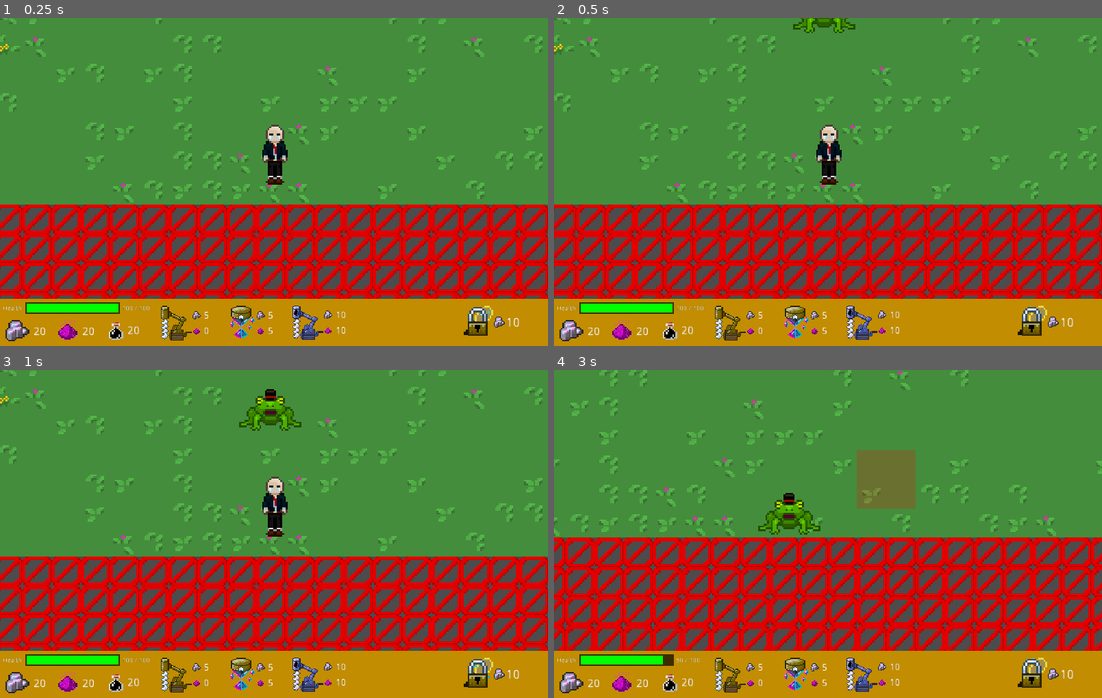
Above: before the commit, frames 1-4 (two rows, left to right).
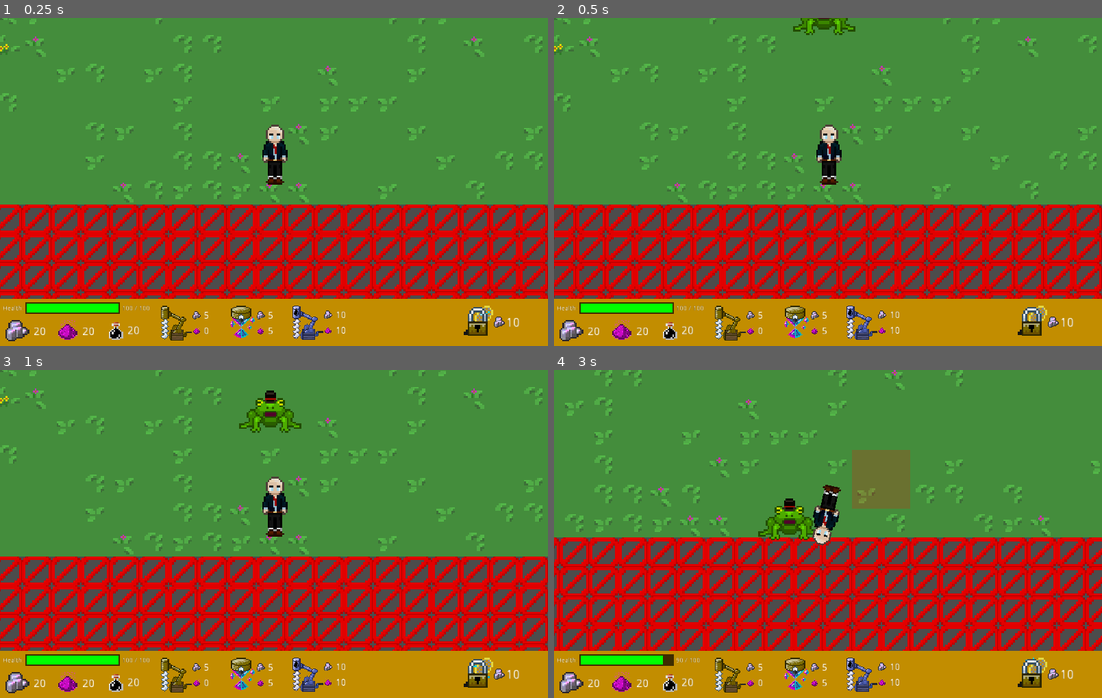
Above: after the commit, the same moments.

Repository: rakthalekk/CSC281-Project
Game: Godot game, scene res://src/Main.tscn
The game is run twice, just before and just after one commit, with the same random seed, the same clock (stepped at 60 frames per second) and the same inputs.
Inputs (mouse positions are in pixels of both pictures, inside the frame that each line leads up to):
- Up to frame 1 (0.25 s): no input
- Up to frame 2 (0.5 s): no input
- Up to frame 3 (1 s): click (175, 675) at 0.5 s
- Up to frame 4 (3 s): move the mouse to (948, 517) at 1.27 s; press the mouse at (948, 517) at 1.28 s; hold D (right) 1.28-2.03 s; move the mouse to (718, 550) at 2.02 s; release the mouse at (718, 550) at 2.03 s; hold S (down) 2.03-2.78 s; tap E (interact_key) at 2.1 s; move the mouse to (882, 461) at 2.77 s; hold D (right) from 2.78 s (still down); tap C (manual_mine) at 2.85 s

Frame 1 is identical in both runs. In frame 2, 0.2% of the frame differs, in the area x 43-55%, y 0-6%; in frame 3, 0.5%; in frame 4, 26%, in the area x 0-100%, y 0-86%.

Commit message:
Added in menus, and the boss bunny

Diff:
--- /dev/null
+++ b/281-Project/src/BigBadBunny.gd
@@ -0,0 +1 @@
+extends Enemy
--- /dev/null
+++ b/281-Project/src/BigBadBunny.tscn
@@ -0,0 +1,20 @@
+[gd_scene load_steps=3 format=2]
+
+[ext_resource path="res://src/Enemy.tscn" type="PackedScene" id=1]
+[ext_resource path="res://src/Wonderbunny.gd" type="Script" id=2]
+
+[node name="BigBadBunny" instance=ExtResource( 1 )]
+script = ExtResource( 2 )
+dmg = 30
+max_health = 60
+
+[node name="CollisionShape2D" parent="." index="0"]
+position = Vector2( 0, 64 )
+scale = Vector2( 4, 4 )
+
+[node name="Sprite" parent="." index="1"]
+scale = Vector2( 4, 4 )
+
+[node name="CollisionShape2D" parent="Hitbox" index="0"]
+position = Vector2( 0, 40 )
+scale = Vector2( 4, 4 )
--- /dev/null
+++ b/281-Project/src/DeathMenu.gd
@@ -0,0 +1,12 @@
+extends Control
+
+func _on_StartButton_pressed():
+	get_tree().change_scene("res://src/Main.tscn")
+
+
+func _on_QuitButton_pressed():
+	get_tree().quit()
+
+
+func _on_MainMenuButton_toggled(button_pressed):
+	get_tree().change_scene("res://src/MainMenu.tscn")
--- /dev/null
+++ b/281-Project/src/DeathMenu.tscn
@@ -0,0 +1,56 @@
+[gd_scene load_steps=2 format=2]
+
+[ext_resource path="res://src/DeathMenu.gd" type="Script" id=1]
+
+[node name="DeathMenu" type="Control"]
+anchor_right = 1.0
+anchor_bottom = 1.0
+script = ExtResource( 1 )
+__meta__ = {
+"_edit_use_anchors_": false
+}
+
+[node name="DeathMenuButtons" type="VBoxContainer" parent="."]
+anchor_left = 0.5
+anchor_top = 1.0
+anchor_right = 0.5
+anchor_bottom = 1.0
+margin_left = -104.5
+margin_top = -73.0
+margin_right = 104.5
+margin_bottom = -5.0
+__meta__ = {
+"_edit_use_anchors_": false
+}
+
+[node name="RestartButton" type="Button" parent="DeathMenuButtons"]
+margin_right = 209.0
+margin_bottom = 20.0
+text = "Try Again!"
+
+[node name="MainMenuButton" type="Button" parent="DeathMenuButtons/RestartButton"]
+margin_top = 24.0
+margin_right = 209.0
+margin_bottom = 44.0
+text = "Main Menu"
+
+[node name="QuitButton" type="Button" parent="DeathMenuButtons"]
+margin_top = 24.0
+margin_right = 209.0
+margin_bottom = 44.0
+text = "Quit"
+
+[node name="RichTextLabel" type="RichTextLabel" parent="."]
+margin_left = 240.0
+margin_top = 176.0
+margin_right = 320.0
+margin_bottom = 191.0
+rect_scale = Vector2( 10, 10 )
+text = "YOU DIED!!!"
+__meta__ = {
+"_edit_use_anchors_": false
+}
+
+[connection signal="pressed" from="DeathMenuButtons/RestartButton" to="." method="_on_StartButton_pressed"]
+[connection signal="toggled" from="DeathMenuButtons/RestartButton/MainMenuButton" to="." method="_on_MainMenuButton_toggled"]
+[connection signal="pressed" from="DeathMenuButtons/QuitButton" to="." method="_on_QuitButton_pressed"]
--- a/281-Project/src/Main.tscn
+++ b/281-Project/src/Main.tscn
@@ -11,6 +11,7 @@
 [ext_resource path="res://src/Fairy Log.tscn" type="PackedScene" id=9]
 [ext_resource path="res://src/Wonderbunny.tscn" type="PackedScene" id=10]
 [ext_resource path="res://assets/Map Elements/Tilesheet/Border Block.png" type="Texture" id=11]
+[ext_resource path="res://src/BigBadBunny.tscn" type="PackedScene" id=12]
 
 [sub_resource type="NavigationPolygon" id=2]
 vertices = PoolVector2Array( 0, 0, 64, 0, 64, 64, 0, 64 )
@@ -397,9 +398,10 @@
 position = Vector2( 2024, 4047 )
 
 [node name="EnemyManager" type="YSort" parent="Entities"]
+position = Vector2( 0, 2 )
 
 [node name="Wonderbunny" parent="Entities/EnemyManager" instance=ExtResource( 10 )]
-position = Vector2( 3047, 3563 )
+position = Vector2( 3047, 3565 )
 
 [node name="Wonderbunny2" parent="Entities/EnemyManager" instance=ExtResource( 10 )]
 position = Vector2( 2002, 2766 )
@@ -408,7 +410,7 @@
 position = Vector2( 1050, 3530 )
 
 [node name="Forg" parent="Entities/EnemyManager" instance=ExtResource( 2 )]
-position = Vector2( 2012, 3578 )
+position = Vector2( 2012, 3580 )
 
 [node name="Wonderbunny4" parent="Entities/EnemyManager" instance=ExtResource( 10 )]
 position = Vector2( 1123, 2752 )
@@ -433,6 +435,36 @@
 
 [node name="Wonderbunny11" parent="Entities/EnemyManager" instance=ExtResource( 10 )]
 position = Vector2( 3511, 1123 )
+
+[node name="Wonderbunny12" parent="Entities/EnemyManager" instance=ExtResource( 10 )]
+position = Vector2( 251, 488 )
+
+[node name="Wonderbunny13" parent="Entities/EnemyManager" instance=ExtResource( 10 )]
+position = Vector2( 3733, 372 )
+
+[node name="Wonderbunny14" parent="Entities/EnemyManager" instance=ExtResource( 10 )]
+position = Vector2( 341, 3859 )
+
+[node name="Wonderbunny15" parent="Entities/EnemyManager" instance=ExtResource( 10 )]
+position = Vector2( 3768, 3945 )
+
+[node name="Wonderbunny16" parent="Entities/EnemyManager" instance=ExtResource( 10 )]
+position = Vector2( 200, 2715 )
+
+[node name="Wonderbunny17" parent="Entities/EnemyManager" instance=ExtResource( 10 )]
+position = Vector2( 3713, 2715 )
+
+[node name="Wonderbunny18" parent="Entities/EnemyManager" instance=ExtResource( 10 )]
+position = Vector2( 805, 704 )
+
+[node name="Wonderbunny19" parent="Entities/EnemyManager" instance=ExtResource( 10 )]
+position = Vector2( 3295, 785 )
+
+[node name="Wonderbunny20" parent="Entities/EnemyManager" instance=ExtResource( 10 )]
+position = Vector2( 1959, 1269 )
+
+[node name="BigBadBunny" parent="Entities/EnemyManager" instance=ExtResource( 12 )]
+position = Vector2( 1908, 342 )
 
 [node name="StructureManager" type="YSort" parent="Entities"]
 
@@ -483,33 +515,6 @@
 [node name="EnemyPathingTimer" type="Timer" parent="."]
 wait_time = 0.2
 autostart = true
-
-[node name="Wonderbunny" parent="." instance=ExtResource( 10 )]
-position = Vector2( 251, 488 )
-
-[node name="Wonderbunny2" parent="." instance=ExtResource( 10 )]
-position = Vector2( 3733, 372 )
-
-[node name="Wonderbunny3" parent="." instance=ExtResource( 10 )]
-position = Vector2( 341, 3859 )
-
-[node name="Wonderbunny4" parent="." instance=ExtResource( 10 )]
-position = Vector2( 3768, 3945 )
-
-[node name="Wonderbunny5" parent="." instance=ExtResource( 10 )]
-position = Vector2( 200, 2715 )
-
-[node name="Wonderbunny6" parent="." instance=ExtResource( 10 )]
-position = Vector2( 3713, 2715 )
-
-[node name="Wonderbunny7" parent="." instance=ExtResource( 10 )]
-position = Vector2( 805, 704 )
-
-[node name="Wonderbunny8" parent="." instance=ExtResource( 10 )]
-position = Vector2( 3295, 785 )
-
-[node name="Wonderbunny9" parent="." instance=ExtResource( 10 )]
-position = Vector2( 1959, 1269 )
 
 [connection signal="just_purchased" from="HUD" to="Entities/Player" method="_on_HUD_just_purchased"]
 [connection signal="unlocked_fairy_swatter" from="HUD" to="Entities/Player" method="_on_HUD_unlocked_fairy_swatter"]
--- a/281-Project/src/MainMenu.tscn
+++ b/281-Project/src/MainMenu.tscn
@@ -33,5 +33,17 @@
 margin_bottom = 44.0
 text = "Quit"
 
+[node name="RichTextLabel" type="RichTextLabel" parent="."]
+margin_left = 240.0
+margin_top = 176.0
+margin_right = 325.0
+margin_bottom = 206.0
+rect_scale = Vector2( 10, 10 )
+text = "Operation:
+Wonderland"
+__meta__ = {
+"_edit_use_anchors_": false
+}
+
 [connection signal="pressed" from="MainButtons/StartButton" to="." method="_on_StartButton_pressed"]
 [connection signal="pressed" from="MainButtons/QuitButton" to="." method="_on_QuitButton_pressed"]
--- a/281-Project/src/Player.gd
+++ b/281-Project/src/Player.gd
@@ -67,7 +67,8 @@
 # Process function called every frame
 func _process(delta):
 	if health <= 0:
-		Global.reset_level()
+		#Global.reset_level()
+		get_tree().change_scene("res://src/DeathMenu.tscn")
 
 	if knockback:
 		velocity = direction * knockback_speed
--- /dev/null
+++ b/281-Project/src/WinMenu.gd
@@ -0,0 +1,12 @@
+extends Control
+
+func _on_StartButton_pressed():
+	get_tree().change_scene("res://src/Main.tscn")
+
+
+func _on_QuitButton_pressed():
+	get_tree().quit()
+
+
+func _on_MainMenuButton_pressed():
+	get_tree().change_scene("res://src/MainMenu.tscn")
--- /dev/null
+++ b/281-Project/src/WinMenu.tscn
@@ -0,0 +1,59 @@
+[gd_scene load_steps=2 format=2]
+
+[ext_resource path="res://src/WinMenu.gd" type="Script" id=1]
+
+[node name="WinMenu" type="Control"]
+anchor_right = 1.0
+anchor_bottom = 1.0
+script = ExtResource( 1 )
+__meta__ = {
+"_edit_use_anchors_": false
+}
+
+[node name="WinMenuButtons" type="VBoxContainer" parent="."]
+anchor_left = 0.5
+anchor_top = 1.0
+anchor_right = 0.5
+anchor_bottom = 1.0
+margin_left = -104.0
+margin_top = -72.0
+margin_right = 105.0
+margin_bottom = -4.0
+__meta__ = {
+"_edit_use_anchors_": false
+}
+
+[node name="RestartButton" type="Button" parent="WinMenuButtons"]
+margin_right = 209.0
+margin_bottom = 20.0
+text = "Play Again?"
+
+[node name="MainMenuButton" type="Button" parent="WinMenuButtons/RestartButton"]
+margin_top = 24.0
+margin_right = 209.0
+margin_bottom = 44.0
+text = "Main Menu"
+__meta__ = {
+"_edit_use_anchors_": false
+}
+
+[node name="QuitButton" type="Button" parent="WinMenuButtons"]
+margin_top = 24.0
+margin_right = 209.0
+margin_bottom = 44.0
+text = "Quit"
+
+[node name="RichTextLabel" type="RichTextLabel" parent="."]
+margin_left = 240.0
+margin_top = 176.0
+margin_right = 320.0
+margin_bottom = 191.0
+rect_scale = Vector2( 10, 10 )
+text = "YOU WIN!!!"
+__meta__ = {
+"_edit_use_anchors_": false
+}
+
+[connection signal="pressed" from="WinMenuButtons/RestartButton" to="." method="_on_StartButton_pressed"]
+[connection signal="pressed" from="WinMenuButtons/RestartButton/MainMenuButton" to="." method="_on_MainMenuButton_pressed"]
+[connection signal="pressed" from="WinMenuButtons/QuitButton" to="." method="_on_QuitButton_pressed"]
--- a/281-Project/src/Wonderbunny.gd
+++ b/281-Project/src/Wonderbunny.gd
@@ -1 +1,16 @@
 extends Enemy
+
+func _process(delta):
+	if hp <= 0:
+		queue_free()
+		get_tree().change_scene("res://src/WinMenu.tscn")
+	if knockback:
+		velocity = direction * knockback_speed
+	elif targets.size() > 0:
+		$Sprite.texture = ANGRY
+		pursue_target()
+	else:
+		$Sprite.texture = CALM
+		wander(walk_speed)
+
+	velocity = move_and_slide(velocity)
Not shown: 1 places in 281-Project/src/Main.tscn that only renumber resources
